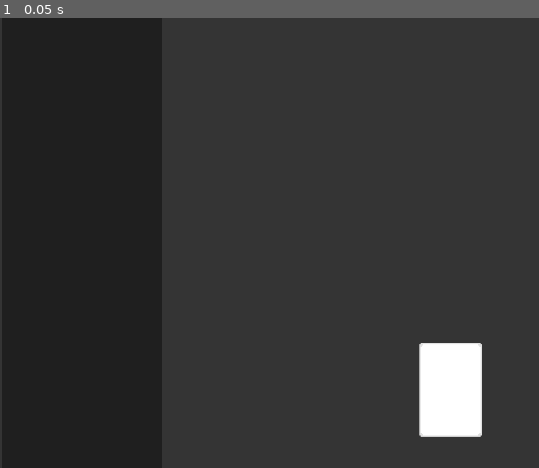
Above: before the commit, frame 1.
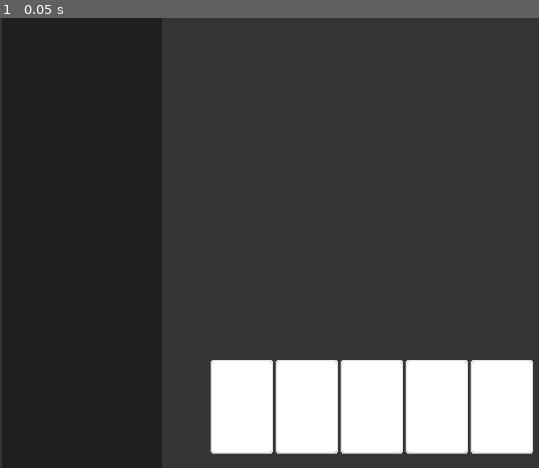
Above: after the commit, the same moment.

Repository: hd2802/stack-demon
Game: Godot game, scene res://_Scenes/level.tscn
Two runs of this game, one before a commit and one after it. Both use one fixed random seed, a clock stepped at 60 frames per second and the inputs below.
Inputs:
- Up to frame 1 (0.05 s): no input

The runs differ from the first frame. In frame 1, 11% of the frame differs, in the area x 38-99%, y 72-97%.

Commit message:
feat: add hand basics

Diff:
--- a/_Scenes/card.tscn
+++ b/_Scenes/card.tscn
@@ -3,6 +3,7 @@
 [ext_resource type="Texture2D" uid="uid://djqhdffattcnl" path="res://Sprites/card_sprite.png" id="1_02skm"]
 
 [node name="Card" type="Control"]
+custom_minimum_size = Vector2(100, 150)
 layout_mode = 3
 anchor_right = 0.078125
 anchor_bottom = 0.208333
--- a/_Scenes/level.tscn
+++ b/_Scenes/level.tscn
@@ -1,6 +1,6 @@
 [gd_scene load_steps=2 format=3 uid="uid://dipmb0ce8ps10"]
 
-[ext_resource type="PackedScene" uid="uid://m1cief7boe3f" path="res://_Scenes/card.tscn" id="1_h7gtu"]
+[ext_resource type="PackedScene" uid="uid://bpm3yfaakmupi" path="res://_Scenes/player_hand.tscn" id="1_7cxrx"]
 
 [node name="Level" type="Node2D"]
 
@@ -15,8 +15,8 @@
 offset_bottom = 720.0
 color = Color(0.121569, 0.121569, 0.121569, 1)
 
-[node name="test_card" parent="." instance=ExtResource("1_h7gtu")]
-offset_left = 671.0
-offset_top = 520.0
-offset_right = 671.0
-offset_bottom = 520.0
+[node name="PlayerHand" parent="." instance=ExtResource("1_7cxrx")]
+offset_left = 337.0
+offset_top = 547.0
+offset_right = 337.0
+offset_bottom = 547.0
--- /dev/null
+++ b/_Scenes/player_hand.tscn
@@ -0,0 +1,31 @@
+[gd_scene load_steps=2 format=3 uid="uid://bpm3yfaakmupi"]
+
+[ext_resource type="PackedScene" uid="uid://m1cief7boe3f" path="res://_Scenes/card.tscn" id="1_fj14p"]
+
+[node name="PlayerHand" type="Control"]
+layout_mode = 3
+anchor_right = 0.5625
+anchor_bottom = 0.208333
+grow_horizontal = 2
+grow_vertical = 2
+metadata/_edit_use_anchors_ = true
+
+[node name="Hand" type="HBoxContainer" parent="."]
+layout_mode = 0
+offset_right = 720.0
+offset_bottom = 150.0
+
+[node name="Card" parent="Hand" instance=ExtResource("1_fj14p")]
+layout_mode = 2
+
+[node name="Card2" parent="Hand" instance=ExtResource("1_fj14p")]
+layout_mode = 2
+
+[node name="Card3" parent="Hand" instance=ExtResource("1_fj14p")]
+layout_mode = 2
+
+[node name="Card4" parent="Hand" instance=ExtResource("1_fj14p")]
+layout_mode = 2
+
+[node name="Card5" parent="Hand" instance=ExtResource("1_fj14p")]
+layout_mode = 2
